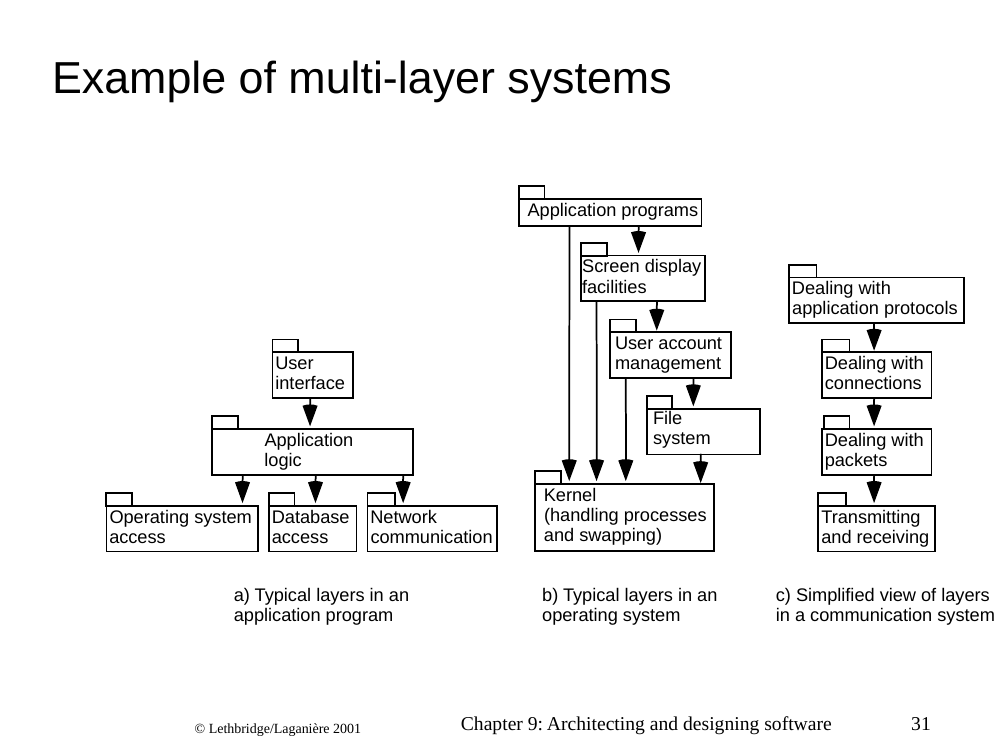
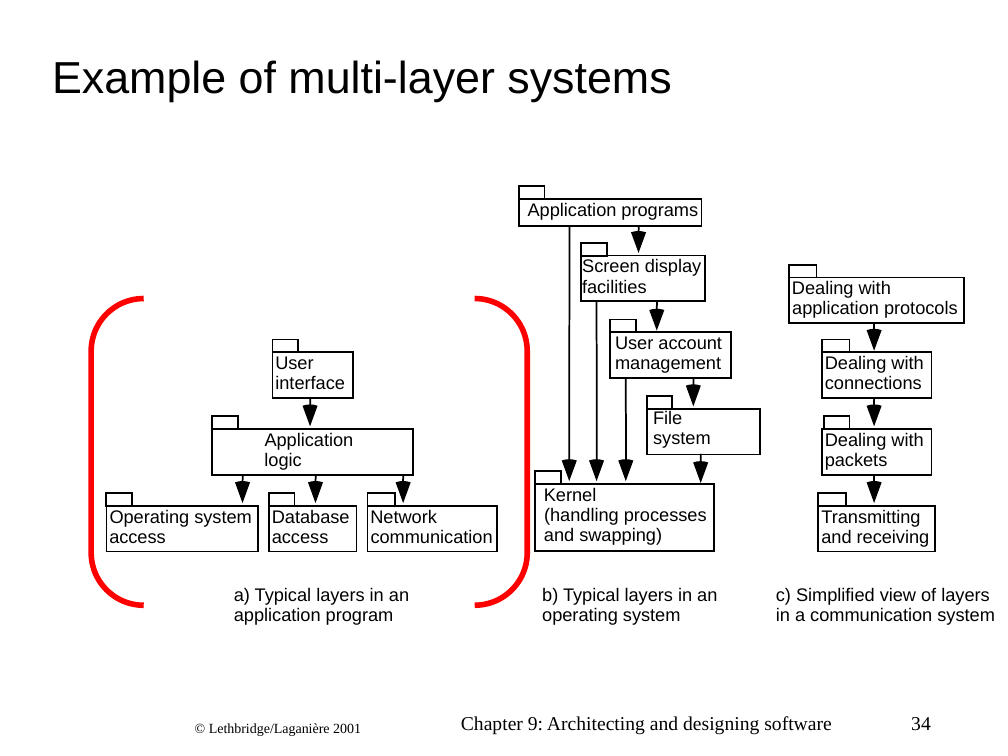
Before and after one commit to CphBusCosSem2/week9-14-Project-part-1, a slide deck: slide 34 of arch-LethbridgeLaganiere_ch09.ppt (slide 31 before the commit). Drawn at 1008x756 pixels with LibreOffice and Linux fonts; fonts in the diff are those of the drawing; background and template pictures are left out. Boxes give left, top, right and bottom in pixels: in the first picture for what was removed or moved away, otherwise in the second. Text is boxed around its words. In the diff, an @@ line names an element or a change of style, - is before the commit and + after.

```diff
--- a/arch-LethbridgeLaganiere_ch09.ppt
+++ b/arch-LethbridgeLaganiere_ch09.ppt
@@ bracket pair added at (x1=91, y1=298, x2=527, y2=605), outline #FF0000 4 pt @@
@@ page number at (x1=911, y1=717, x2=931, y2=731): text changed @@
-31
+34
```
Also in this commit, not shown: 15 other slides changed, 1 slide added, 1 slide removed, 1 other file.
